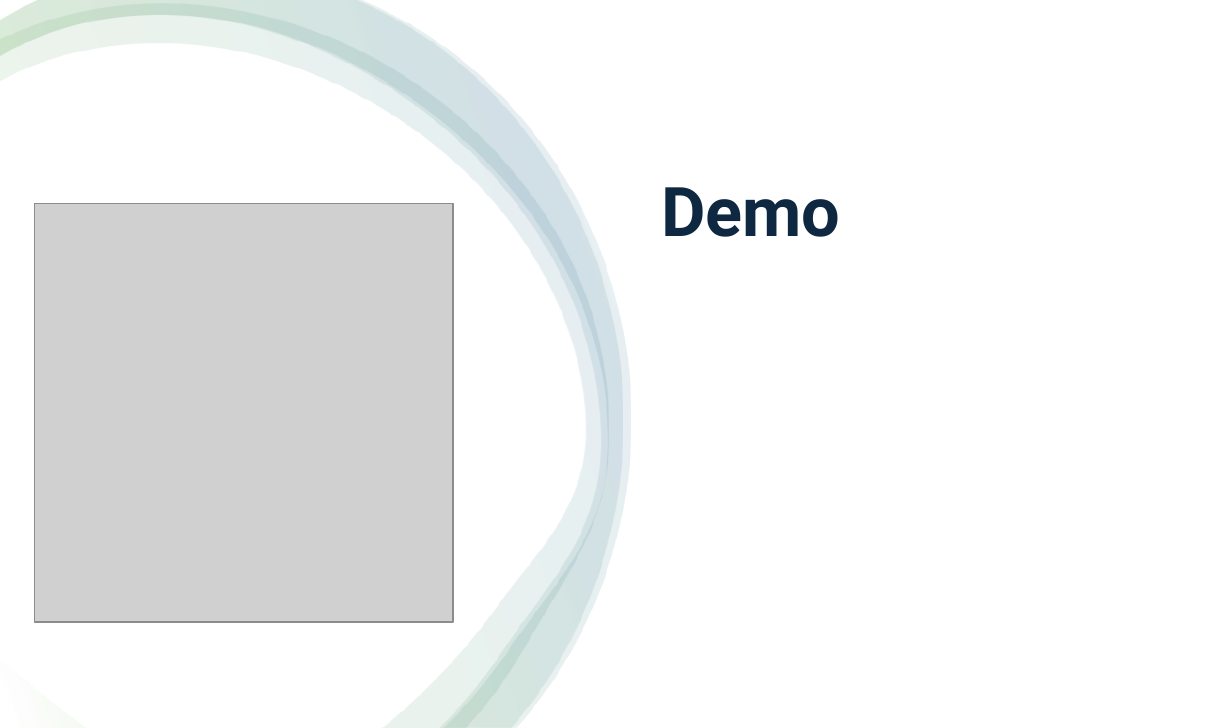
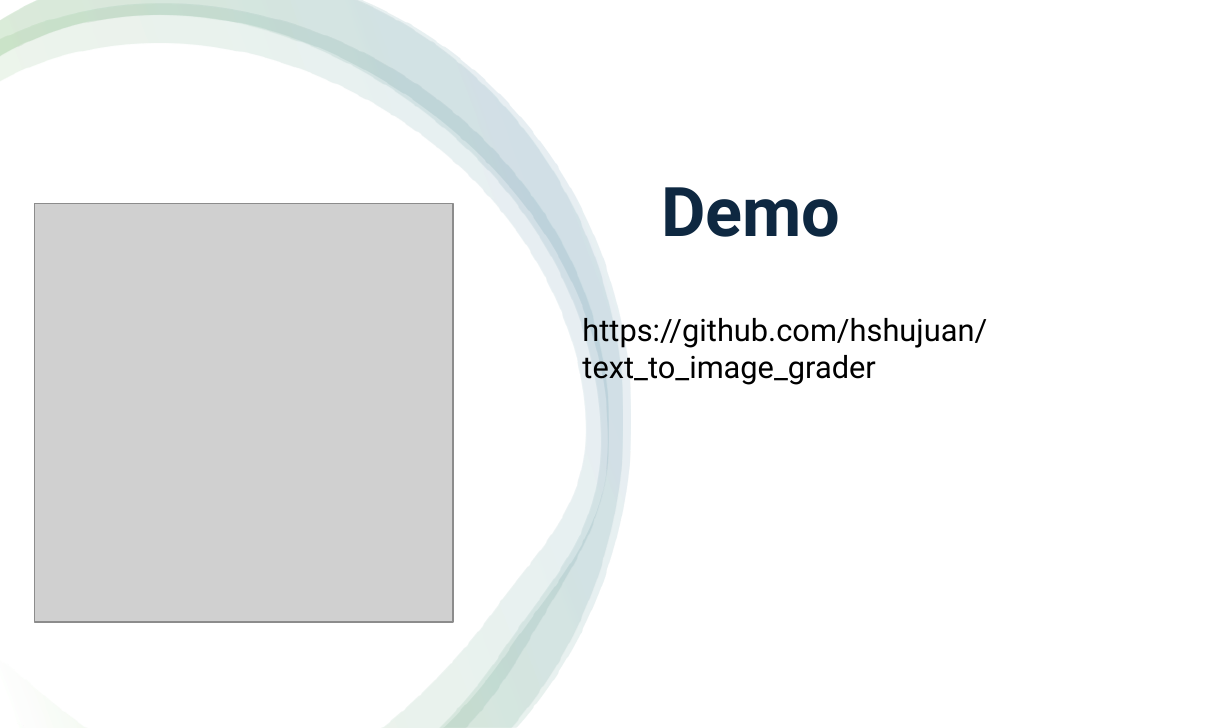
Before and after one commit to hshujuan/text_to_image_grader, a slide deck: slide 8 of TechnicalDocs/Text2Image_grader_JaneH_0126.pptx (slide 9 before the commit). Drawn at 1232x728 pixels with LibreOffice and Linux fonts; fonts in the diff are those of the drawing; grey boxes stand for pictures. Boxes give left, top, right and bottom in pixels: in the first picture for what was removed or moved away, otherwise in the second. Text is boxed around its words. In the diff, an @@ line names an element or a change of style, - is before the commit and + after.

```diff
--- a/TechnicalDocs/Text2Image_grader_JaneH_0126.pptx
+++ b/TechnicalDocs/Text2Image_grader_JaneH_0126.pptx
@@ text added at bbox=[582, 314, 987, 387], 18 pt, text #000000 @@
+https://github.com/hshujuan/text_to_image_grader
```
Also in this commit, not shown: 2 other slides changed, 7 other files.
